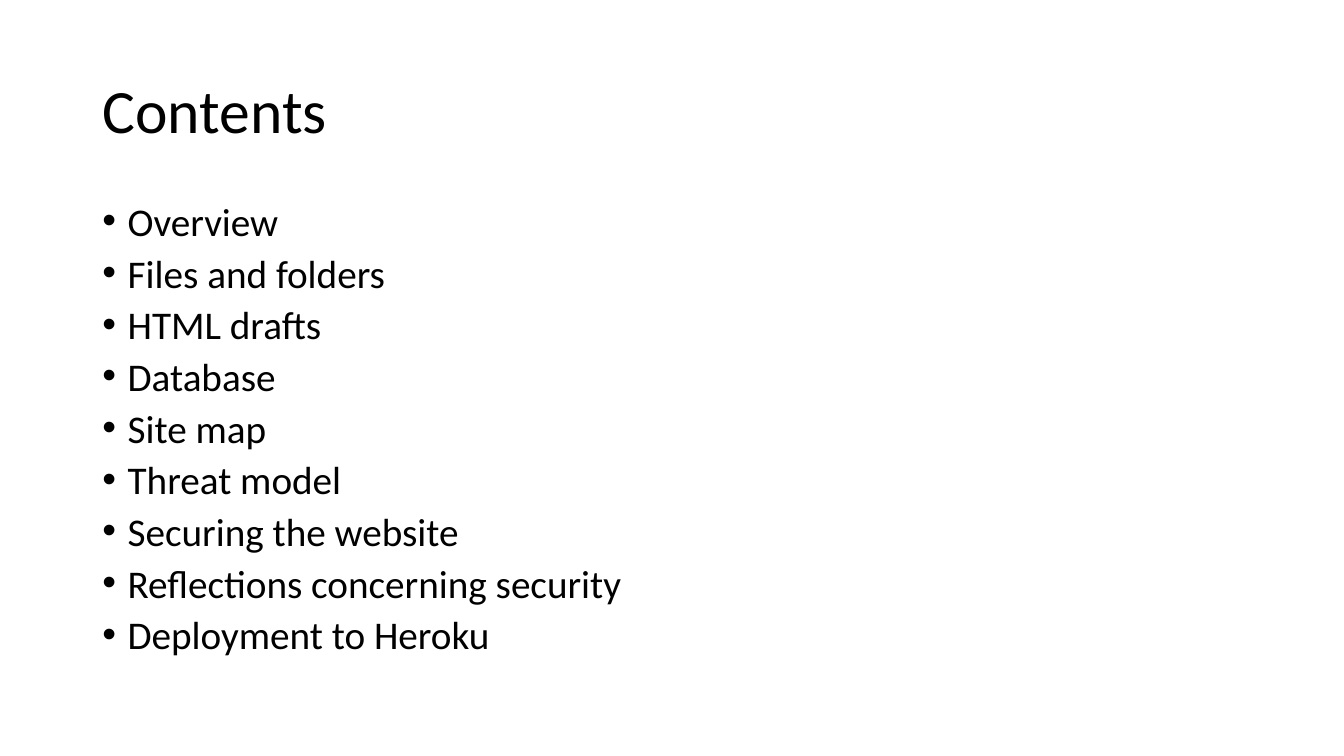
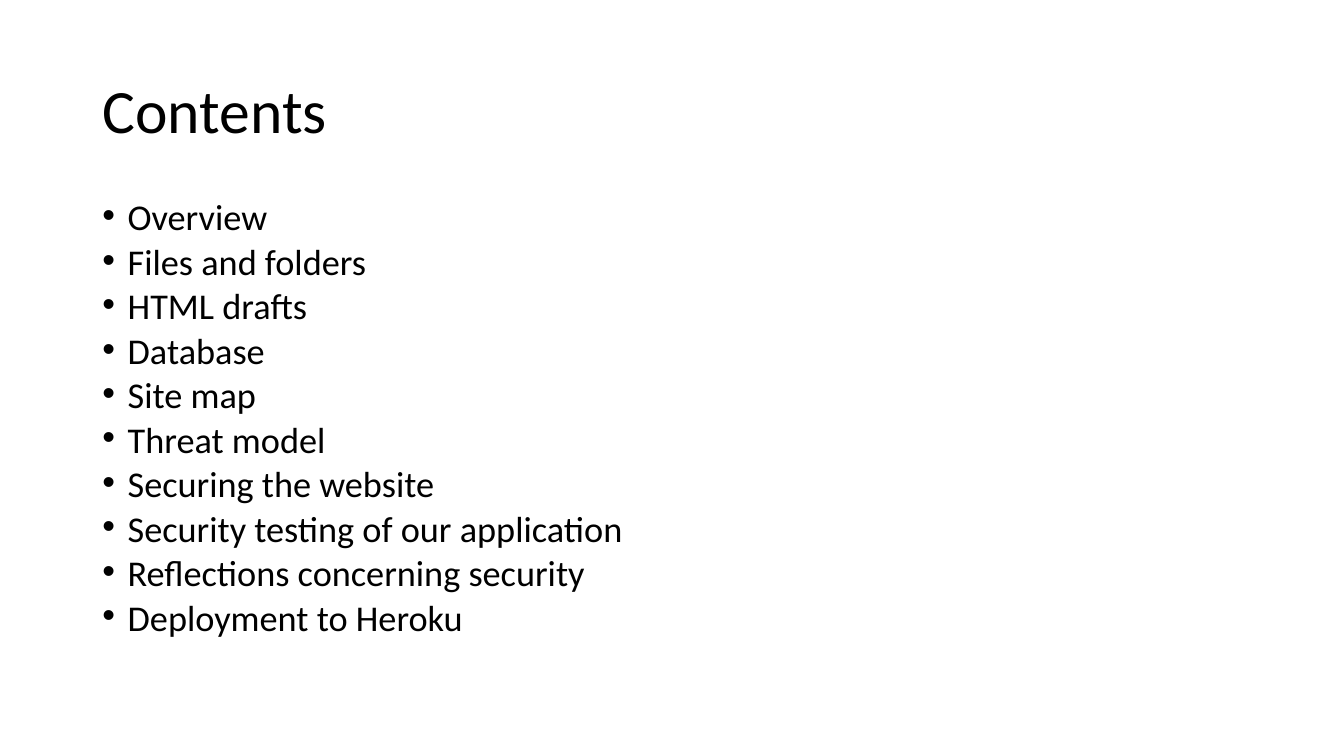
Before and after one commit to jkunnas58/dat250_netbank_fall_2020, a slide deck: slide 2 of Project_report_group_9.pptx. Drawn at 1344x756 pixels with LibreOffice and Linux fonts; fonts in the diff are those of the drawing. Boxes give left, top, right and bottom in pixels: in the first picture for what was removed or moved away, otherwise in the second. Text is boxed around its words. In the diff, an @@ line names an element or a change of style, - is before the commit and + after.

```diff
--- a/Project_report_group_9.pptx
+++ b/Project_report_group_9.pptx
@@ text at [128, 205, 585, 637]: size 28 to 25.9 pt in "Overview", "Files and folders", "HTML drafts", "Database" and 5 more places; line spacing 0.8 to 0.7 @@
@@ text at [128, 516, 623, 549]: paragraph added @@
+• Security testing of our application
```
Also in this commit, not shown: 12 other slides changed, 2 other files.
